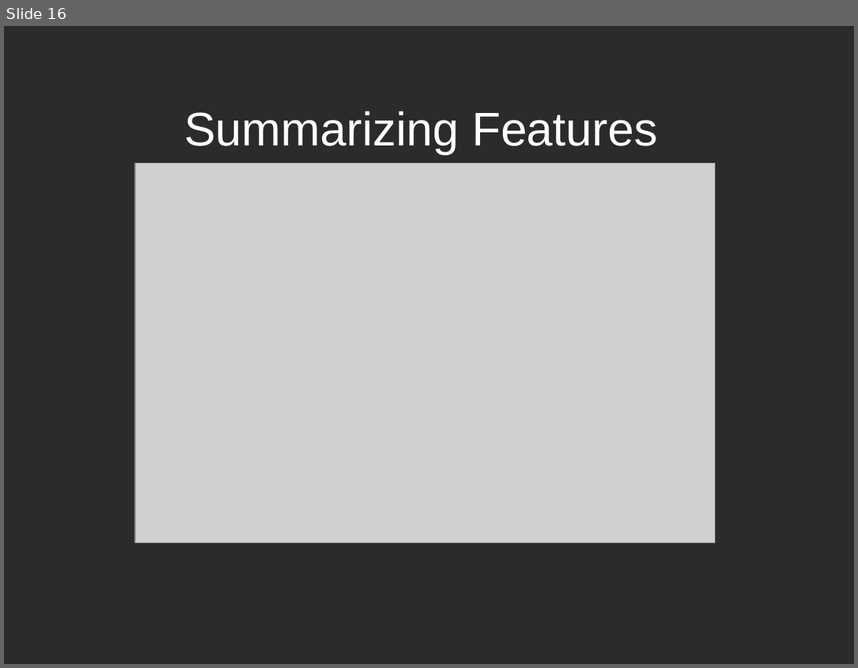
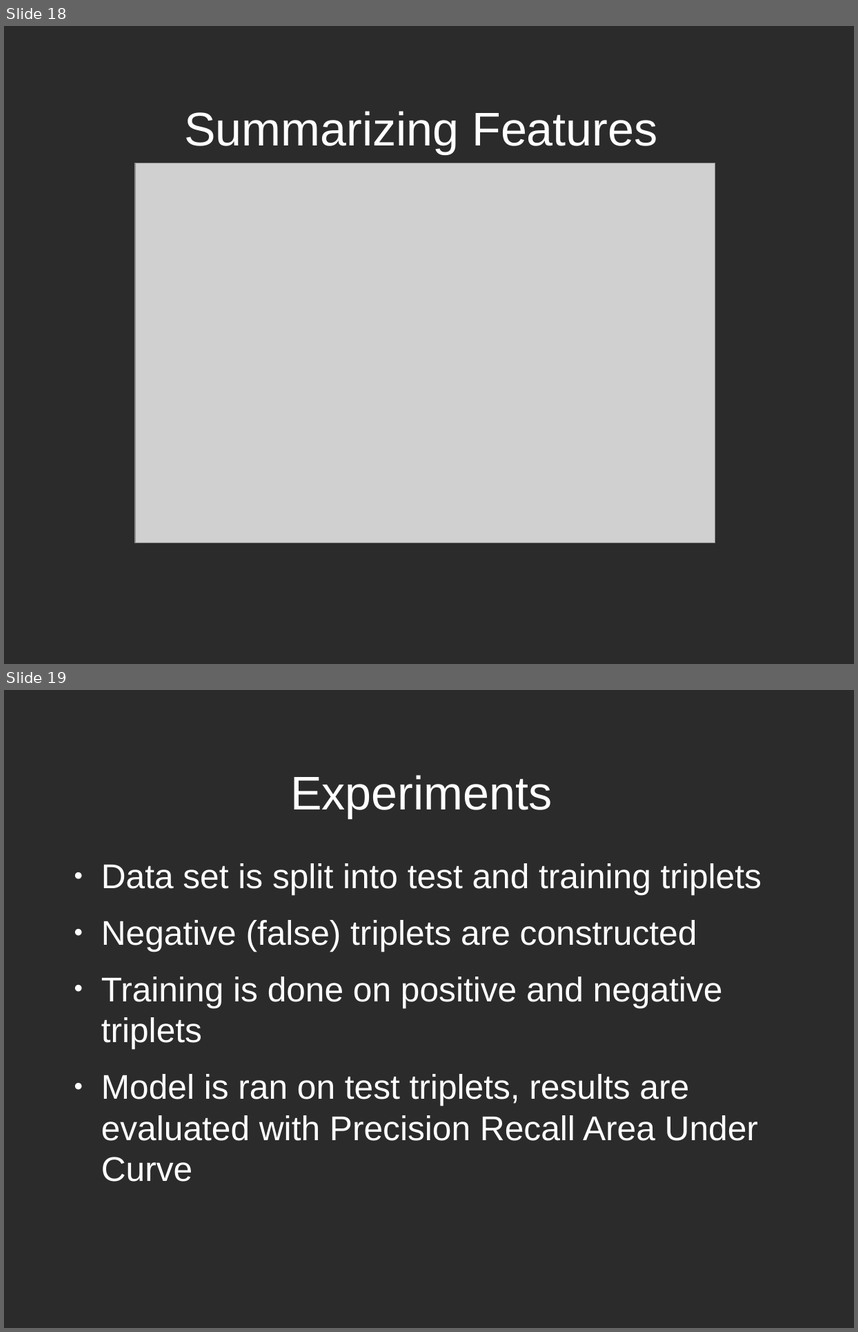
Before and after one commit to jaemuzzin/plagnn, a slide deck: presentation final.odp. Shown one above the other, each under a label of ours: slide 16 before the commit, slides 18 and 19 after it. The pictures are 858x668 and 858x1332 pixels, drawn with LibreOffice and Linux fonts; fonts in the diff are those of the drawing; grey boxes stand for pictures; background and template pictures are left out; a plain dark background stands for a picture behind light text. Boxes give left, top, right and bottom in pixels: in the first picture for what was removed or moved away, otherwise in the second. Text is boxed around its words. In the diff, an @@ line names an element or a change of style, - is before the commit and + after.

Commit message:
last slides

```diff
--- a/presentation final.odp
+++ b/presentation final.odp
@@ slide 19 added at (4,690,854,1328), background picture (left out) @@
@@ title added at (290,775,552,818), 44 pt, text #FFFFFF @@
+Experiments
@@ text added at (101,863,762,1181), 32 pt, text #FFFFFF @@
+● Data set is split into test and training triplets
+● Negative (false) triplets are constructed
+● Training is done on positive and negative triplets
+● Model is ran on test triplets, results are evaluated with Precision Recall Area Under Curve
@@ what was slide 16 is now slide 18 @@
```
Also in this commit, not shown: 4 other slides added.
